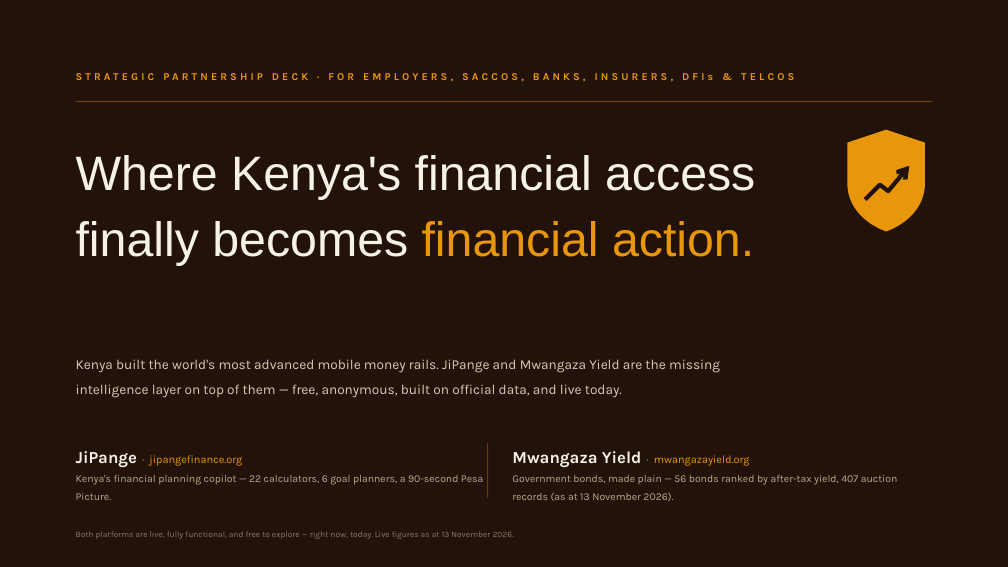
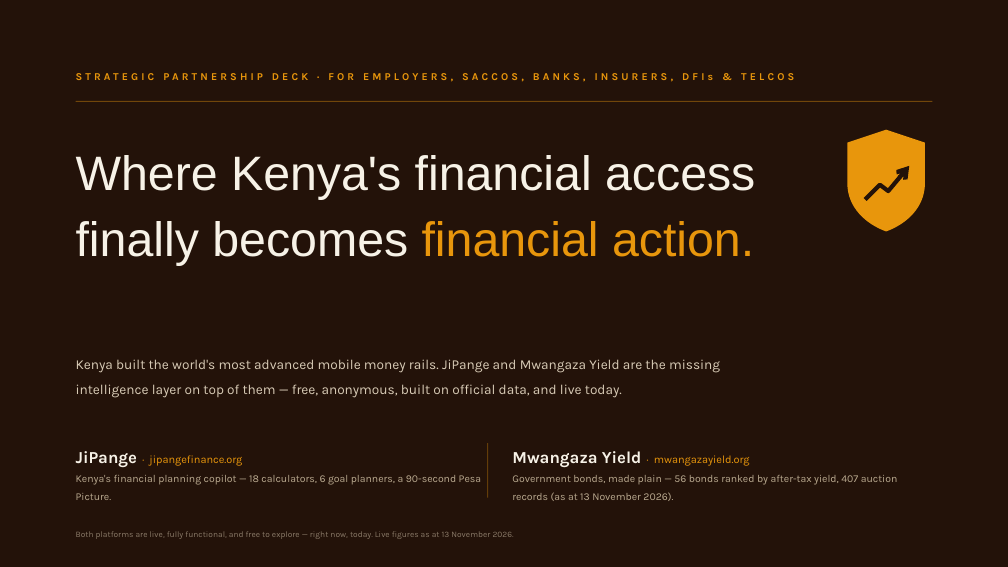
Before and after one commit to PapaDanico/JiPange, a slide deck: slide 1 of web/public/partners/jipange-mwangaza-partnership-deck.pptx. Drawn at 1008x567 pixels with LibreOffice and Linux fonts; fonts in the diff are those of the drawing. Boxes give left, top, right and bottom in pixels: in the first picture for what was removed or moved away, otherwise in the second. Text is boxed around its words. In the diff, an @@ line names an element or a change of style, - is before the commit and + after.

```diff
--- a/web/public/partners/jipange-mwangaza-partnership-deck.pptx
+++ b/web/public/partners/jipange-mwangaza-partnership-deck.pptx
@@ text at (x1=76, y1=475, x2=481, y2=500): text changed @@
-Kenya's financial planning copilot — 22 calculators, 6 goal planners, a 90-second Pesa Picture.
+Kenya's financial planning copilot — 18 calculators, 6 goal planners, a 90-second Pesa Picture.
```
Also in this commit, not shown: 5 other slides changed, 51 other files.
